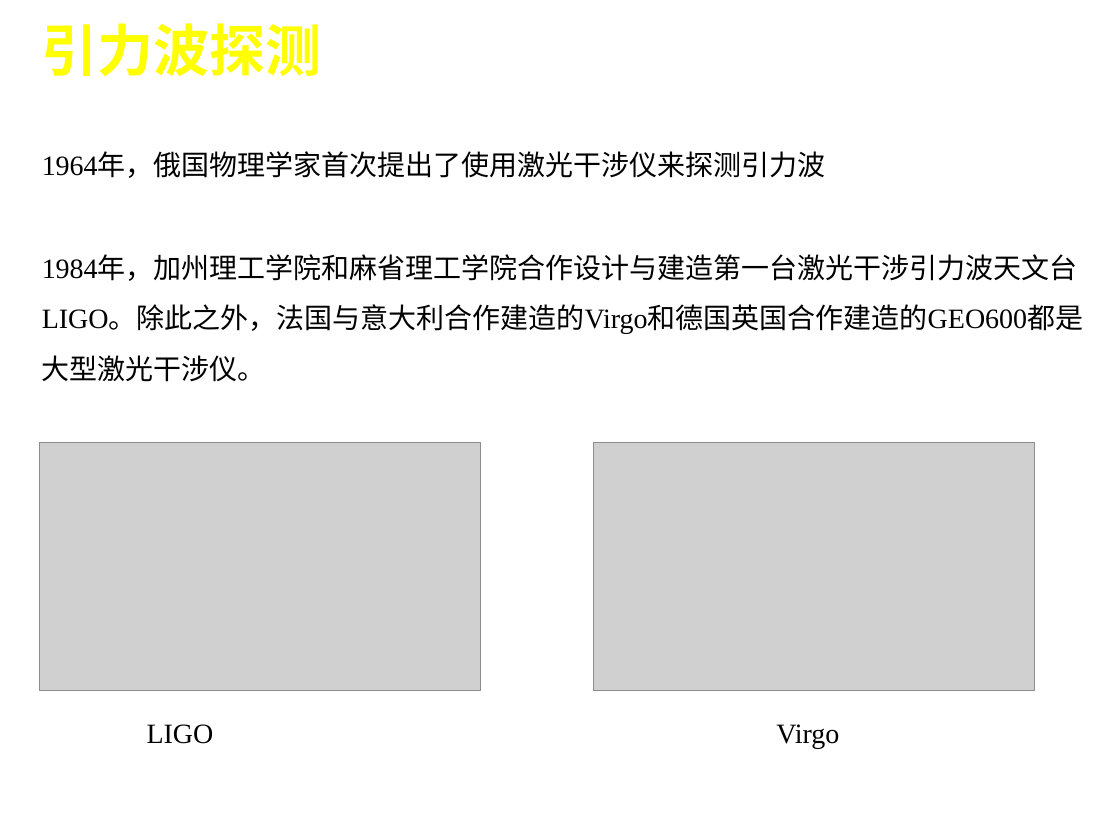
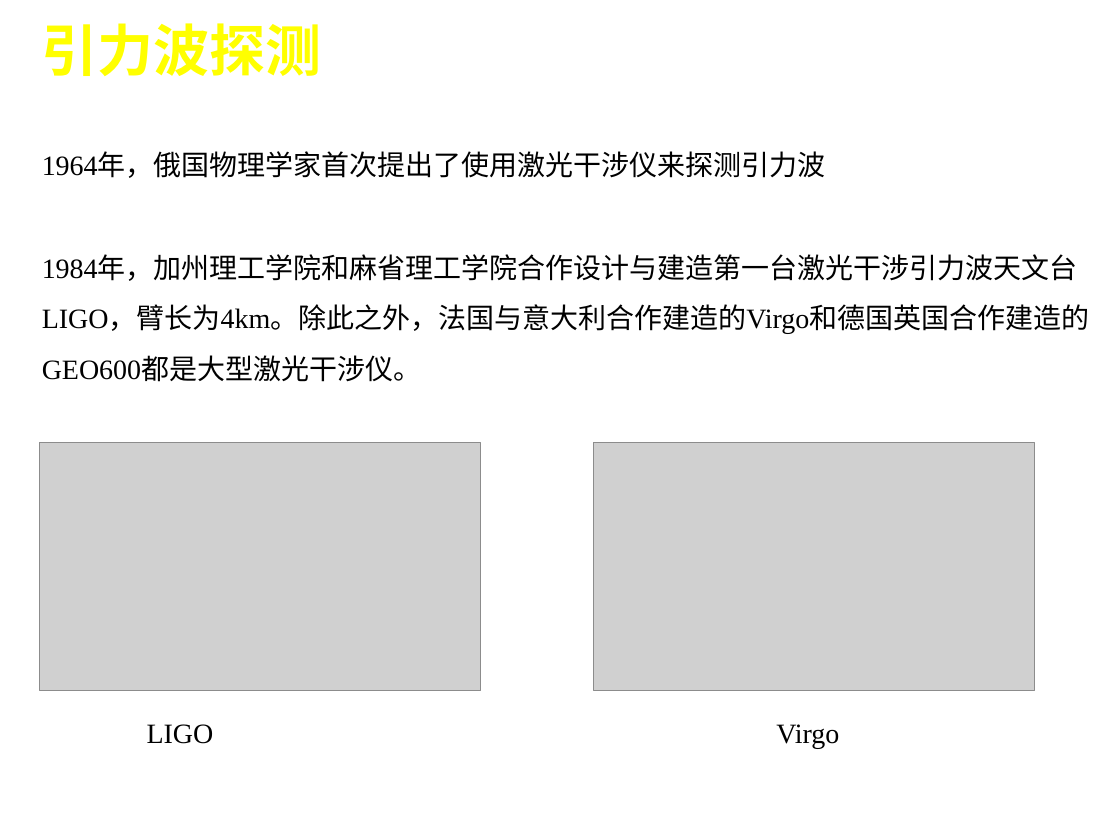
Before and after one commit to cateliu/Test, a slide deck: slide 4 of 第二学年/Report/开题报告/Reference.pptx. Drawn at 1120x840 pixels with LibreOffice and Linux fonts; fonts in the diff are those of the drawing; grey boxes stand for pictures; background and template pictures are left out. Boxes give left, top, right and bottom in pixels: in the first picture for what was removed or moved away, otherwise in the second. Text is boxed around its words. In the diff, an @@ line names an element or a change of style, - is before the commit and + after.

```diff
--- a/第二学年/Report/开题报告/Reference.pptx
+++ b/第二学年/Report/开题报告/Reference.pptx
@@ text at [42, 256, 1090, 382]: text changed @@
-1984年，加州理工学院和麻省理工学院合作设计与建造第一台激光干涉引力波天文台LIGO。除此之外，法国与意大利合作建造的Virgo和德国英国合作建造的GEO600都是大型激光干涉仪。
+1984年，加州理工学院和麻省理工学院合作设计与建造第一台激光干涉引力波天文台LIGO，臂长为4km。除此之外，法国与意大利合作建造的Virgo和德国英国合作建造的GEO600都是大型激光干涉仪。
```
Also in this commit, not shown: 2 other slides changed, 11 slides added, 1 slide removed, 7 other files.
